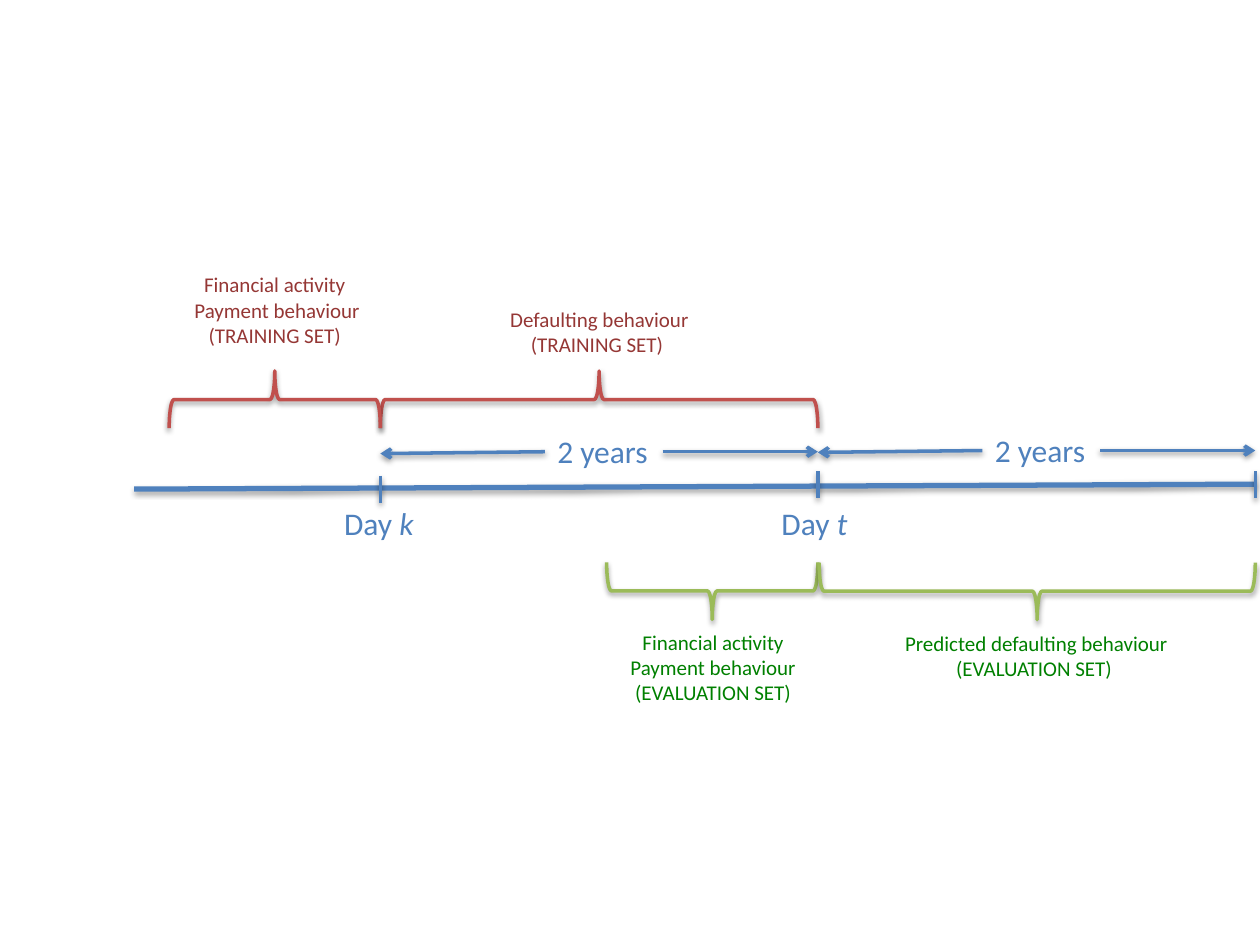
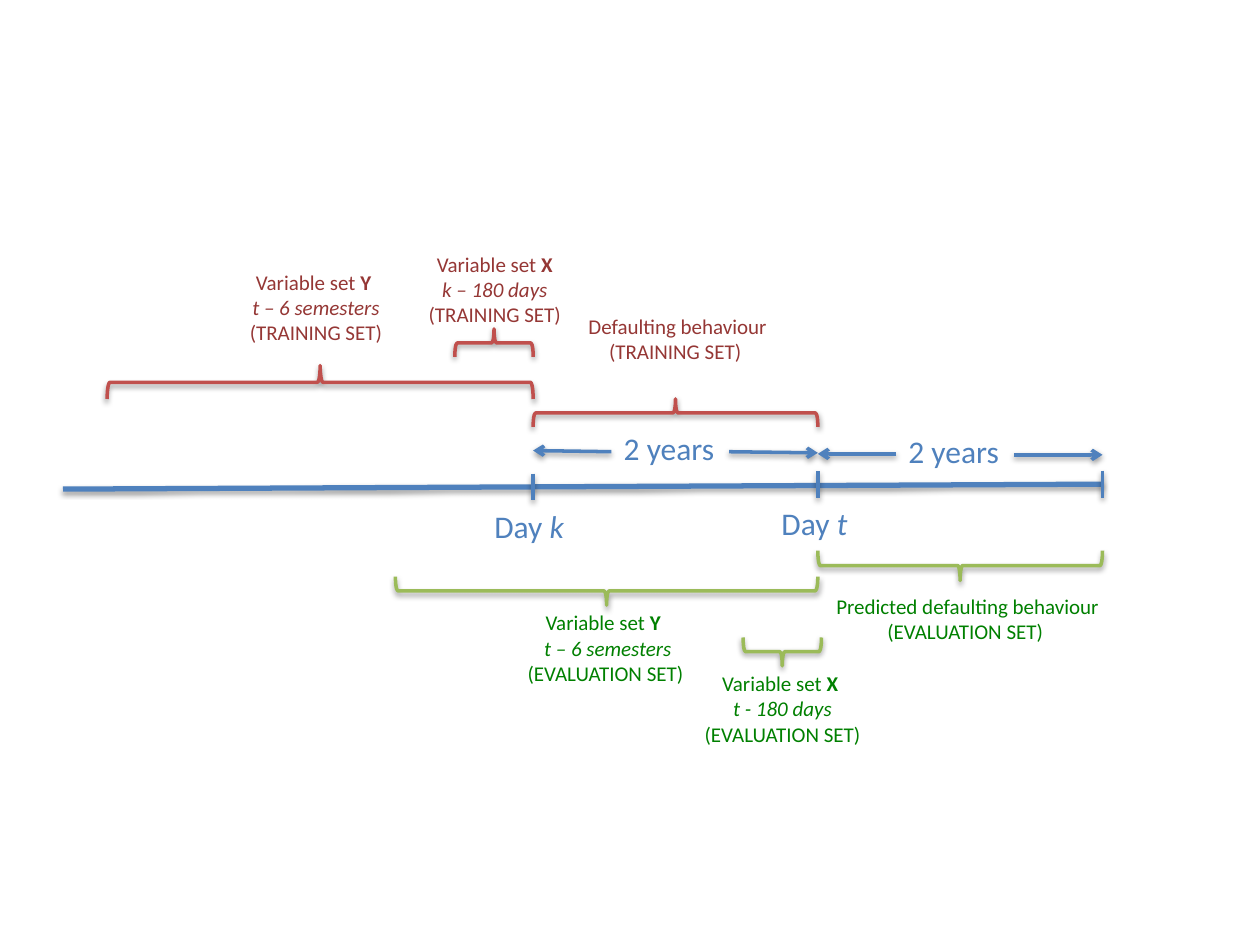
Before and after one commit to amidst/toolbox, a slide deck: slide 11 of doc/D2.1_AMIDSTModelingFramework/figures/CajaMarModelsBucket.pptx. Drawn at 1260x945 pixels with LibreOffice and Linux fonts; fonts in the diff are those of the drawing. Boxes give left, top, right and bottom in pixels: in the first picture for what was removed or moved away, otherwise in the second. Text is boxed around its words. In the diff, an @@ line names an element or a change of style, - is before the commit and + after.

```diff
--- a/doc/D2.1_AMIDSTModelingFramework/figures/CajaMarModelsBucket.pptx
+++ b/doc/D2.1_AMIDSTModelingFramework/figures/CajaMarModelsBucket.pptx
@@ text "Variable set X": place and size @@
-text "Variable set X" at bbox=[194, 277, 360, 346]
+text "Variable set X" at bbox=[429, 257, 560, 328]
@@ text at bbox=[437, 257, 553, 301]: text changed @@
-Financial activity
-Payment behaviour
+Variable set X
+k – 180 days
@@ text added at bbox=[250, 275, 381, 343], 12 pt, text #953735 @@
+Variable set Y
+t – 6 semesters
+(TRAINING SET)
@@ left brace added at bbox=[455, 329, 533, 357], outline #C0504D 2 pt @@
@@ text "Defaulting behaviour": place and size @@
-text "Defaulting behaviour" at bbox=[510, 312, 688, 355]
+text "Defaulting behaviour" at bbox=[588, 319, 767, 362]
@@ left brace: place and size @@
-left brace at bbox=[168, 371, 380, 428]
+left brace at bbox=[108, 365, 534, 399]
@@ left brace: place and size @@
-left brace at bbox=[381, 372, 818, 428]
+left brace at bbox=[533, 399, 818, 427]
@@ text "2 years": place and size @@
-text "2 years" at bbox=[557, 442, 647, 468]
+text "2 years" at bbox=[624, 439, 714, 465]
@@ text "2 years": place and size @@
-text "2 years" at bbox=[995, 441, 1085, 467]
+text "2 years" at bbox=[908, 442, 998, 468]
@@ line moved from (381, 476) - (381, 503) to (533, 474) - (533, 500) @@
@@ arrow moved from (544, 452) - (381, 454) to (611, 452) - (533, 451) @@
@@ arrow moved from (663, 452) - (818, 452) to (730, 452) - (818, 452) @@
@@ arrow moved from (983, 451) - (818, 452) to (896, 454) - (818, 454) @@
@@ arrow moved from (1100, 451) - (1255, 451) to (1014, 455) - (1102, 455) @@
@@ line moved from (1255, 471) - (1255, 498) to (1102, 471) - (1102, 498) @@
@@ line moved from (134, 489) - (1255, 484) to (63, 489) - (1102, 484) @@
@@ text "Day k": place and size @@
-text "Day k" at bbox=[344, 513, 413, 540]
+text "Day k" at bbox=[494, 516, 564, 543]
@@ left brace: place and size @@
-left brace at bbox=[820, 563, 1256, 619]
+left brace at bbox=[818, 551, 1102, 581]
@@ left brace: place and size @@
-left brace at bbox=[607, 563, 818, 619]
+left brace at bbox=[396, 576, 818, 605]
@@ text "Predicted defaulting behaviour": place and size @@
-text "Predicted defaulting behaviour" at bbox=[905, 636, 1167, 679]
+text "Predicted defaulting behaviour" at bbox=[836, 599, 1099, 642]
@@ text added at bbox=[528, 615, 683, 684], 12 pt, text #008000 @@
+Variable set Y
+t – 6 semesters
+(EVALUATION SET)
@@ left brace added at bbox=[743, 638, 822, 665], outline #9BBB59 2 pt @@
@@ text "Variable set X": place and size @@
-text "Variable set X" at bbox=[630, 635, 796, 703]
+text "Variable set X" at bbox=[705, 676, 860, 745]
@@ text at bbox=[722, 676, 839, 720]: text changed @@
-Financial activity
-Payment behaviour
+Variable set X
+t - 180 days
```
Also in this commit, not shown: 2 other slides changed, 4 other files.
